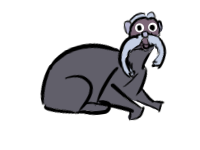
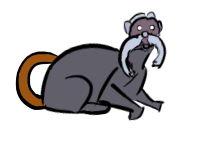
Before/after of a 200×150 layered artwork. What changed in the layer stack:
added layer "Paint Layer 3" above "Paint Layer 1" over (135, 22, 158, 33)
painted on "Paint Layer 1" over (15, 22, 158, 111)
painted on "Paint Layer 2" over (15, 22, 158, 111)
